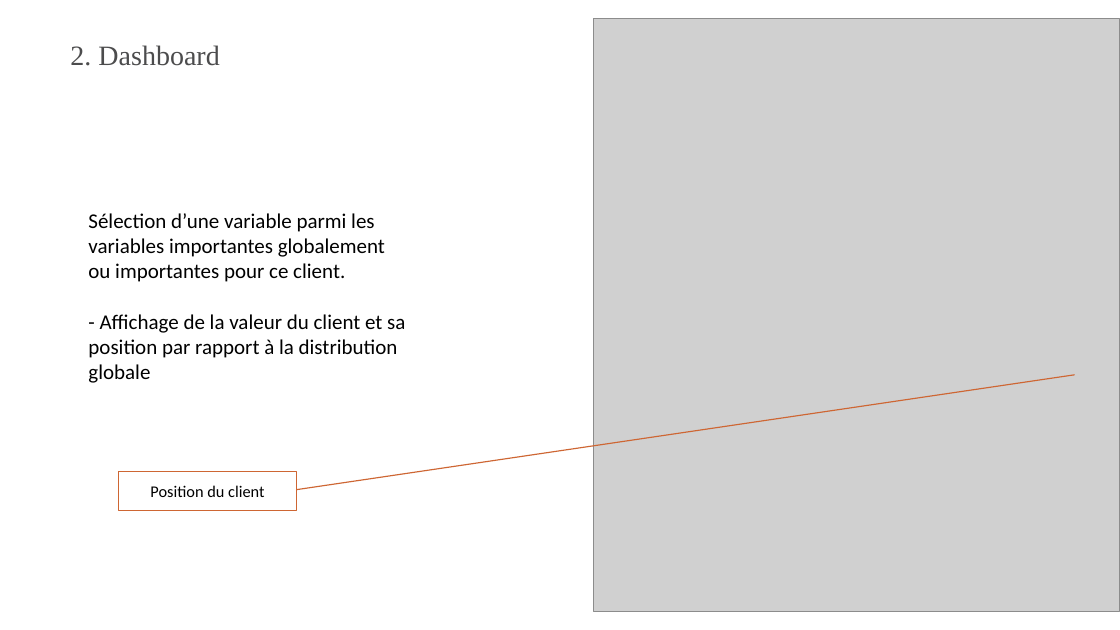
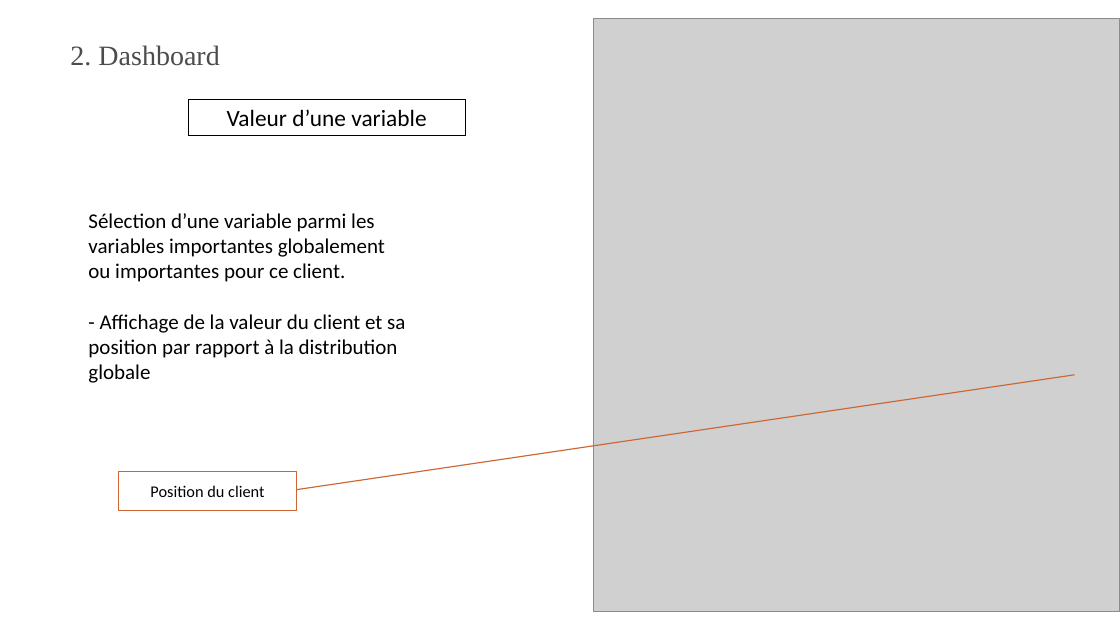
Before and after one commit to OSteeve/8_Realisez_un_dashboard_et_assurez_une_veille_technique, a slide deck: slide 10 of Presentation/P8_Otto_Steeve_4_presentation_052026.pptx. Drawn at 1120x630 pixels with LibreOffice and Linux fonts; fonts in the diff are those of the drawing; grey boxes stand for pictures. Boxes give left, top, right and bottom in pixels: in the first picture for what was removed or moved away, otherwise in the second. Text is boxed around its words. In the diff, an @@ line names an element or a change of style, - is before the commit and + after.

```diff
--- a/Presentation/P8_Otto_Steeve_4_presentation_052026.pptx
+++ b/Presentation/P8_Otto_Steeve_4_presentation_052026.pptx
@@ rectangle added at box(188, 99, 465, 136), outline #000000 0.75 pt, 20 pt, text #000000 @@
+Valeur d’une variable
```
Also in this commit, not shown: 18 other slides changed.
